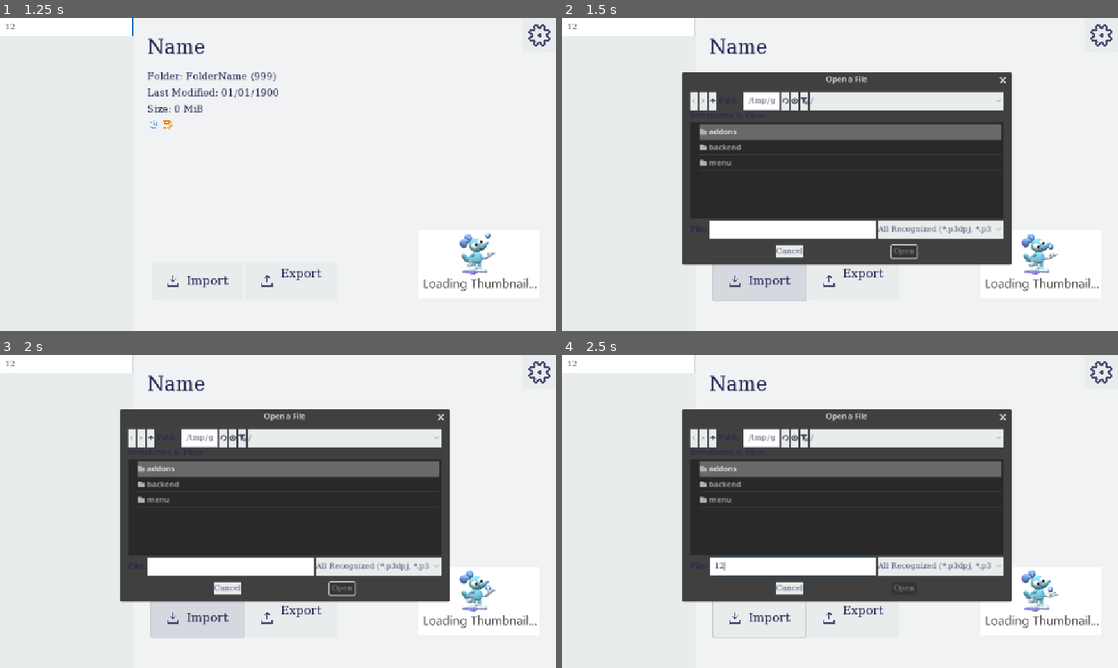
Above: before the commit, frames 1-4 (two rows, left to right).
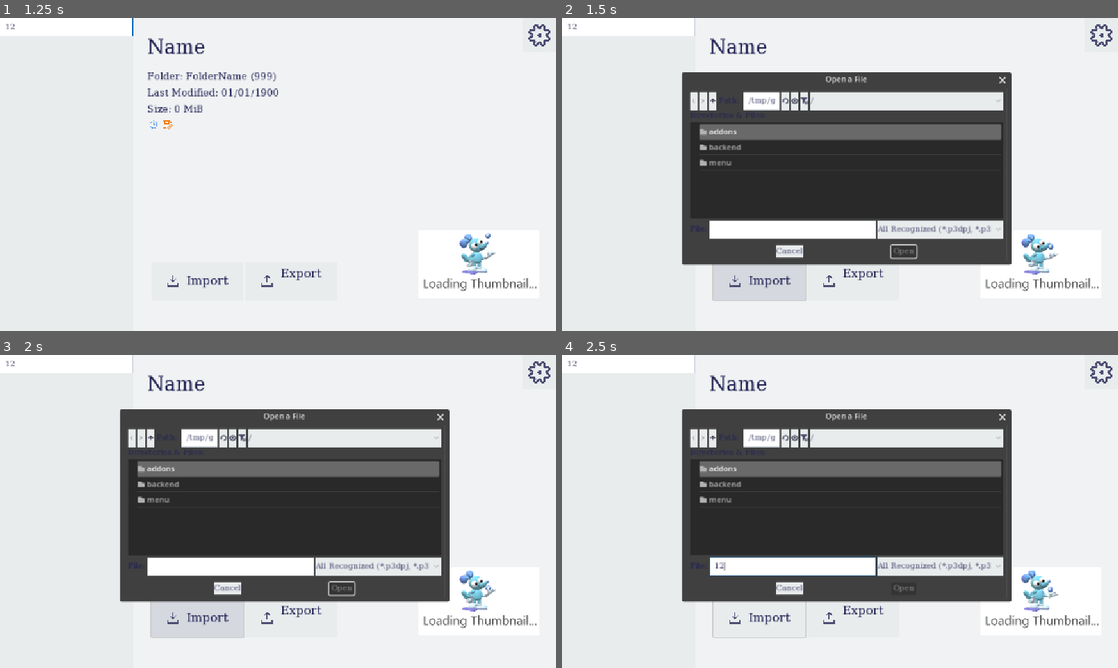
Above: after the commit, the same moments.

Repository: silkycell/Paint-3D-Project-Manager
Game: Godot game, scene res://menu/projects/projects_menu.tscn
Two runs of this game, one before a commit and one after it. Both use one fixed random seed, a clock stepped at 60 frames per second and the inputs below.
Inputs (mouse positions are in pixels of both pictures, inside the frame that each line leads up to):
- Up to frame 1 (1.25 s): click (66, 27) at 0.52 s; type "12" at 0.6 s
- Up to frame 2 (1.5 s): click (756, 280) at 1.25 s
- Up to frame 3 (2 s): no input
- Up to frame 4 (2.5 s): click (789, 567) at 2.02 s; type "12" at 2.1 s

Frame 1 is identical in both runs. In frame 2, 0.3% of the frame differs, in the area x 47-81%, y 17-79%; in frame 3, 0.3%; in frame 4, 0.3%.

Commit message:
make "create folder" button check for dirs unlinked to projects

Diff:
--- a/backend/projects/projects_json_api.gd
+++ b/backend/projects/projects_json_api.gd
@@ -59,3 +59,6 @@
 			return project
 
 	return null
+
+func check_proj_folder_exists(folder_name:String):
+	return DirAccess.dir_exists_absolute(PROJECTS_FOLDER_PATH.path_join(folder_name))
--- a/menu/projects/import/import_handler.gd
+++ b/menu/projects/import/import_handler.gd
@@ -78,7 +78,7 @@
 				var project_folder_name_copy = project_folder_name + " (1)"
 
 				var idx = 1
-				while ProjectsJsonAPI.get_project_from_folder(project_folder_name_copy) != null:
+				while ProjectsJsonAPI.check_proj_folder_exists(project_folder_name_copy) == true:
 					project_folder_name_copy = project_folder_name + " (" + str(idx) + ")"
 					idx += 1
 
